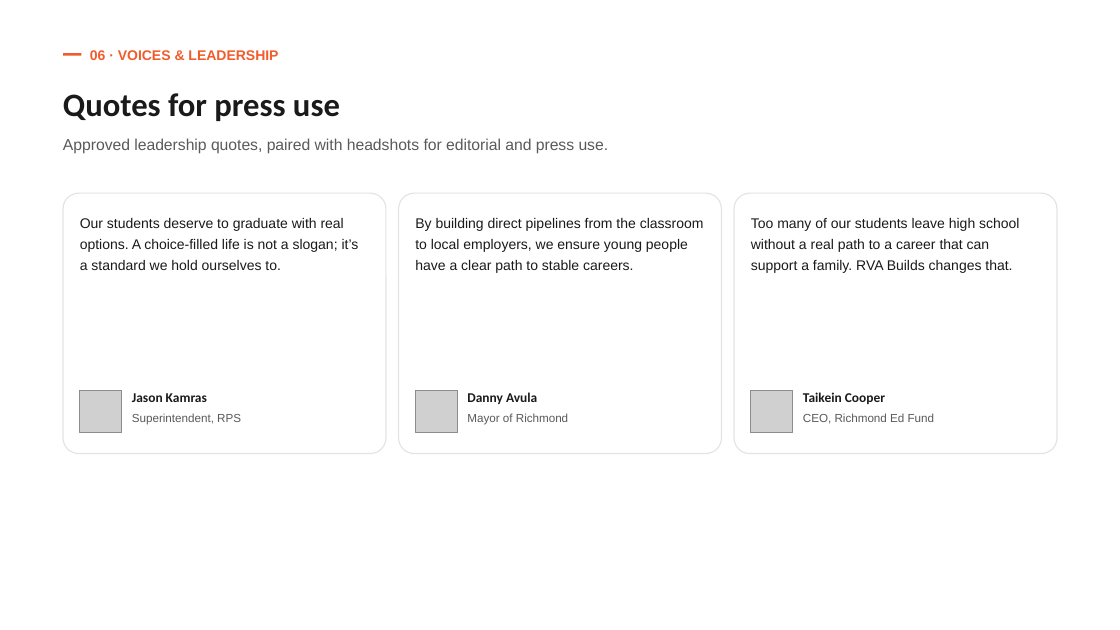
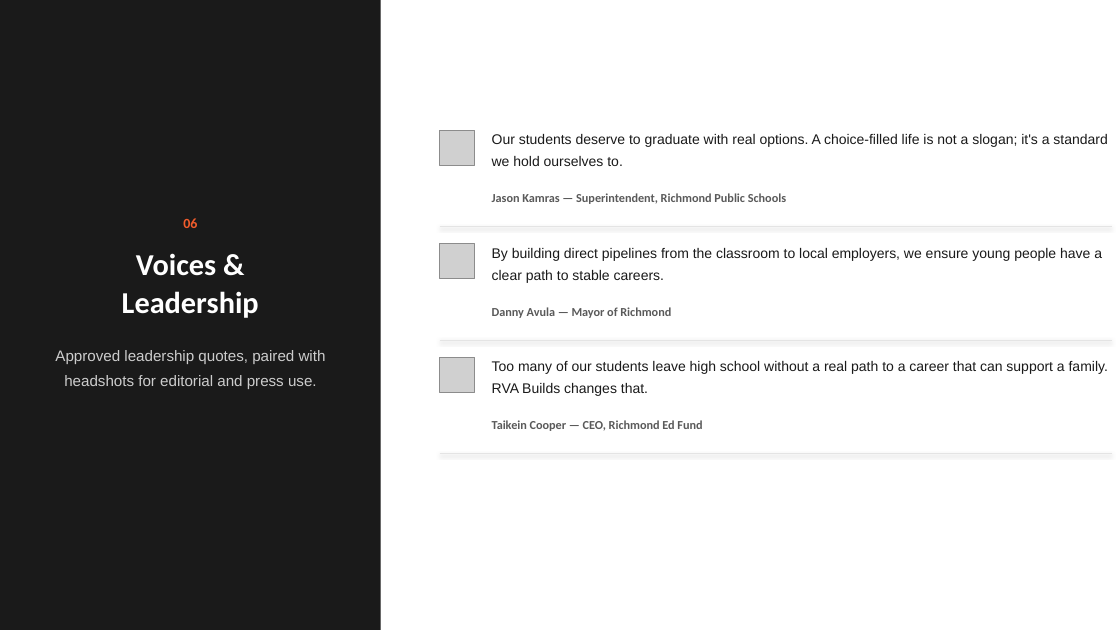
Before and after one commit to ivone-max/RVA-Builds-Brand-, a slide deck: slide 12 of media-kit/RVA-Builds-Media-Kit.pptx (slide 10 before the commit). Drawn at 1120x630 pixels with LibreOffice and Linux fonts; fonts in the diff are those of the drawing; grey boxes stand for pictures. Boxes give left, top, right and bottom in pixels: in the first picture for what was removed or moved away, otherwise in the second. Text is boxed around its words. In the diff, an @@ line names an element or a change of style, - is before the commit and + after.

```diff
--- a/media-kit/RVA-Builds-Media-Kit.pptx
+++ b/media-kit/RVA-Builds-Media-Kit.pptx
@@ rectangle added at (0, 0, 381, 630), fill #1A1A1A @@
@@ rectangle removed at (63, 53, 82, 55) @@
@@ text removed at (63, 93, 340, 121) @@
-Quotes for press use
@@ picture: place and size @@
-picture at (80, 391, 122, 433)
+picture at (439, 130, 475, 166)
@@ text at (492, 134, 1107, 166): text changed @@
-Our students deserve to graduate with real options. A choice-filled life is not a slogan; it’s a standard we hold ourselves to.
+Our students deserve to graduate with real options. A choice-filled life is not a slogan; it's a standard we hold ourselves to.
@@ rounded rectangle removed at (63, 193, 386, 454) @@
@@ rounded rectangle removed at (398, 193, 721, 454) @@
@@ text added at (492, 193, 786, 204), 10.5 pt, text #5A5A5A, bold @@
+Jason Kamras — Superintendent, Richmond Public Schools
@@ rounded rectangle removed at (734, 193, 1057, 454) @@
@@ text added at (183, 218, 197, 228), 12 pt, text #F15C2C, bold @@
+06
@@ line added from (439, 227) to (1112, 227), #E4E4E4 1 pt @@
@@ text "By building direct pipelines from ...": place and size @@
-text "By building direct pipelines from ..." at (415, 218, 704, 273)
+text "By building direct pipelines from ..." at (492, 248, 1102, 283)
@@ text "By building direct pipelines from ..." at (492, 248, 1102, 283): line spacing 1.25 to 1.3 @@
@@ text at (122, 253, 259, 318): text changed; size 12 to 26 pt; font Arial to Calibri; text colour #F15C2C to #FFFFFF @@
-06 · VOICES & LEADERSHIP
+Voices &
+Leadership
@@ picture: place and size @@
-picture at (415, 391, 457, 433)
+picture at (439, 244, 475, 279)
@@ text at (492, 307, 671, 318): text changed; size 10 to 10.5 pt; font Arial to Calibri; bold on @@
-Mayor of Richmond
+Danny Avula — Mayor of Richmond
@@ text "Approved leadership quotes, paired with ...": place and size @@
-text "Approved leadership quotes, paired with ..." at (63, 138, 609, 154)
+text "Approved leadership quotes, paired with ..." at (55, 350, 326, 389)
@@ text "Approved leadership quotes, paired with ..." at (55, 350, 326, 389): size 13.5 to 13 pt, text colour #5A5A5A to #CCCCCC; alignment left to centre; line spacing 1 to 1.35 @@
@@ picture: place and size @@
-picture at (751, 391, 793, 433)
+picture at (439, 357, 475, 392)
@@ line added from (439, 340) to (1112, 340), #E4E4E4 1 pt @@
@@ text "Too many of our students ..." at (492, 361, 1108, 396): line spacing 1.25 to 1.3 @@
@@ text "Too many of our students ...": place and size @@
-text "Too many of our students ..." at (751, 218, 1019, 273)
+text "Too many of our students ..." at (492, 361, 1108, 396)
@@ text removed at (132, 393, 207, 402) @@
-Jason Kamras
@@ text removed at (132, 413, 241, 425) @@
-Superintendent, RPS
@@ text removed at (467, 392, 537, 404) @@
-Danny Avula
@@ text removed at (803, 392, 885, 404) @@
-Taikein Cooper
@@ text at (492, 420, 702, 431): text changed; size 10 to 10.5 pt; font Arial to Calibri; bold on @@
-CEO, Richmond Ed Fund
+Taikein Cooper — CEO, Richmond Ed Fund
@@ line added from (439, 454) to (1112, 454), #E4E4E4 1 pt @@
```
Also in this commit, not shown: 5 other slides changed, 8 slides added, 7 slides removed, 3 other files.
